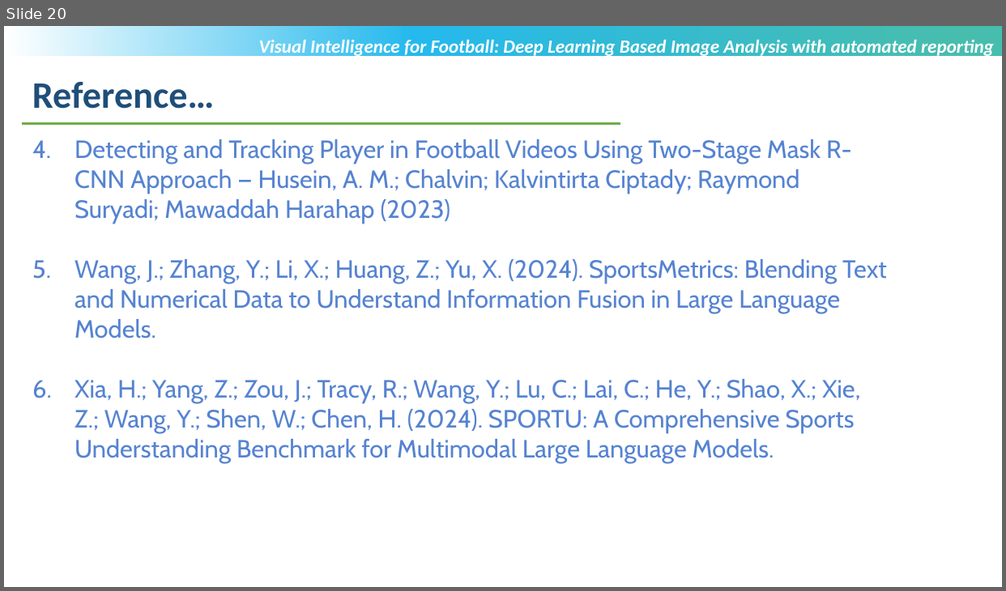
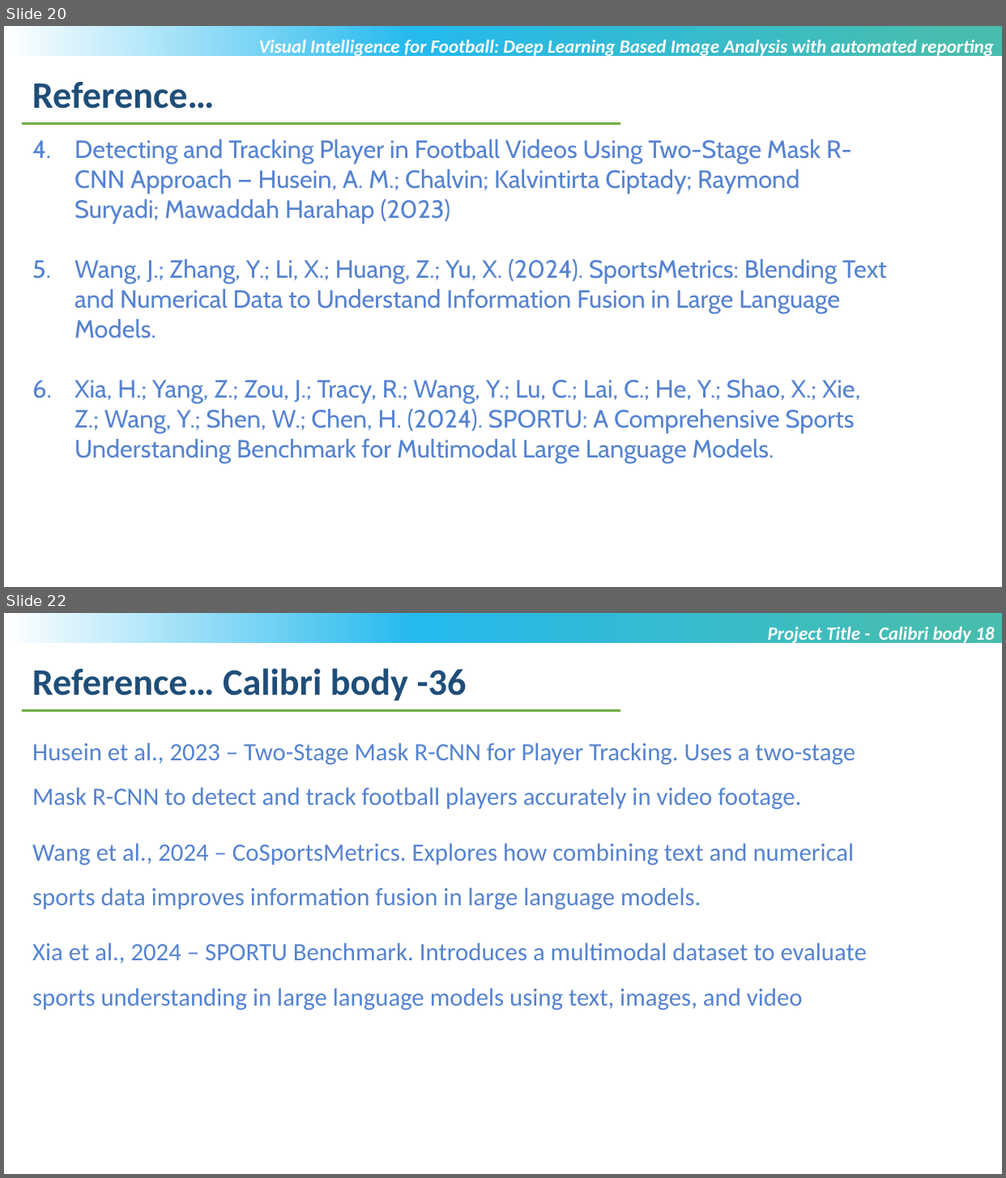
Before and after one commit to anandampaul2024-afk/Anandam-_college, a slide deck: MTech-Project_Review3_PPT_Anandam_Paul_T8635.pptx. Shown one above the other, each under a label of ours: slide 20 before the commit, slides 20 and 22 after it; the slides between them are not shown. The pictures are 1006x591 and 1006x1178 pixels, drawn with LibreOffice and Linux fonts; fonts in the diff are those of the drawing; background and template pictures are left out. Boxes give left, top, right and bottom in pixels: in the first picture for what was removed or moved away, otherwise in the second. Text is boxed around its words. In the diff, an @@ line names an element or a change of style, - is before the commit and + after.

```diff
--- a/MTech-Project_Review3_PPT_Anandam_Paul_T8635.pptx
+++ b/MTech-Project_Review3_PPT_Anandam_Paul_T8635.pptx
@@ slide 22 added at (4, 613, 1002, 1174), background #FFFFFF; not listed: 1 template element that a slide beside it also shows @@
@@ text added at (768, 627, 994, 645), 18 pt, text #FFFFFF, bold, italic @@
+Project Title - Calibri body 18
@@ text added at (32, 668, 467, 701), 36 pt, text #1F4E79, bold @@
+Reference… Calibri body -36
@@ line added from (22, 710) to (620, 710), #70AD47 2.25 pt @@
@@ text added at (32, 743, 867, 1011), 24 pt, text #5583D1 @@
+Husein et al., 2023 – Two-Stage Mask R-CNN for Player Tracking. Uses a two-stage Mask R-CNN to detect and track football players accurately in video footage.
+Wang et al., 2024 – CoSportsMetrics. Explores how combining text and numerical sports data improves information fusion in large language models.
+Xia et al., 2024 – SPORTU Benchmark. Introduces a multimodal dataset to evaluate sports understanding in large language models using text, images, and video
```
Also in this commit, not shown: 4 slides changed, 1 other slide added, 14 other files.
